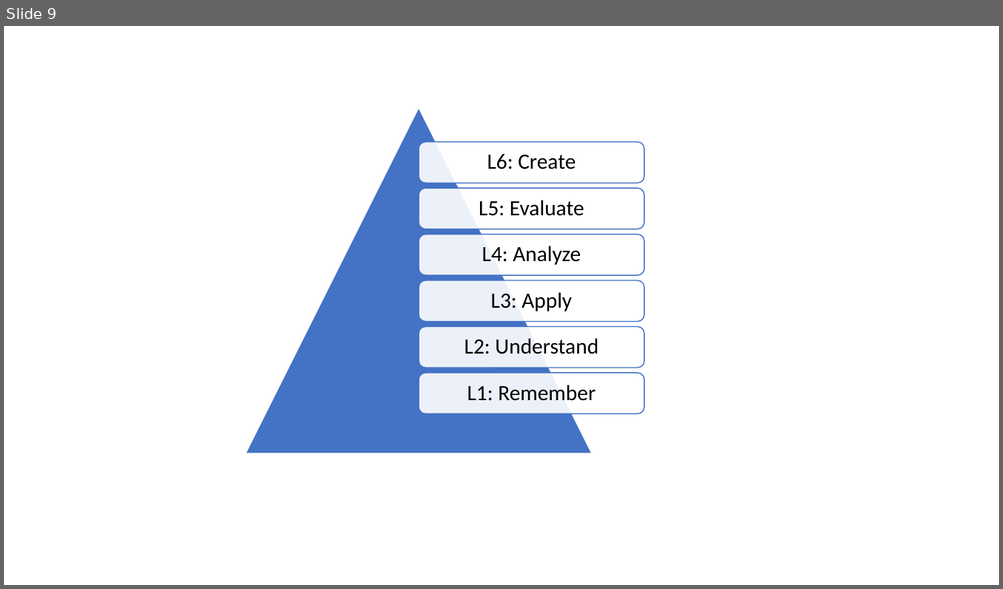
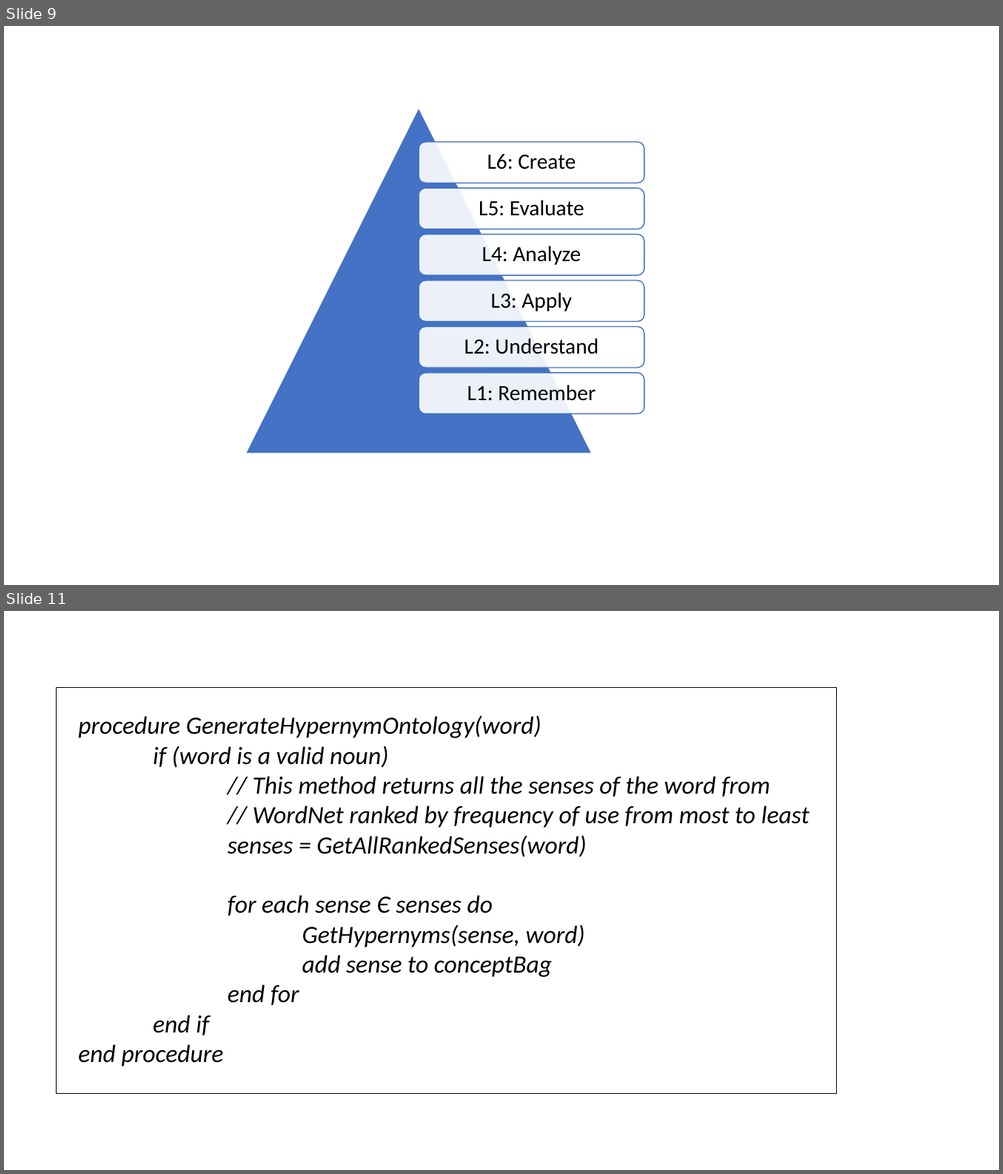
Before and after one commit to DhruvaPendharkar/thesis-project, a slide deck: Notes/Diagrams.pptx. Shown one above the other, each under a label of ours: slide 9 before the commit, slides 9 and 11 after it; the slides between them are not shown. The pictures are 1003x589 and 1003x1174 pixels, drawn with LibreOffice and Linux fonts; fonts in the diff are those of the drawing. Boxes give left, top, right and bottom in pixels: in the first picture for what was removed or moved away, otherwise in the second. Text is boxed around its words. In the diff, an @@ line names an element or a change of style, - is before the commit and + after.

Commit message:
Adding Hypernym Info

```diff
--- a/Notes/Diagrams.pptx
+++ b/Notes/Diagrams.pptx
@@ slide 11 added at box(4, 611, 999, 1170), background #FFFFFF @@
@@ rectangle added at box(57, 687, 836, 1093), fill #FFFFFF, outline #000000 0.75 pt, 24 pt, text #000000, italic @@
+procedure GenerateHypernymOntology(word)
+if (word is a valid noun)
+// This method returns all the senses of the word from
+// WordNet ranked by frequency of use from most to least
+senses = GetAllRankedSenses(word)
+for each sense Є senses do
+GetHypernyms(sense, word)
+add sense to conceptBag
+end for
+end if
+end procedure
```
Also in this commit, not shown: 1 slide changed, 2 other slides added, 1 other file.
